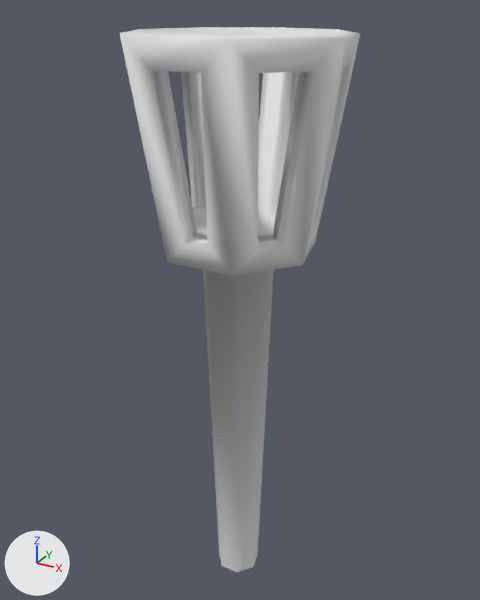
The FBX model Assets/Prefabs/Models/torch.fbx: old version first, new version second.
One viewpoint serves both versions: a camera (50 mm lens) standing at (0.434, -0.783, 0.877) and looking at (-0.011, 0.027, 0.472). Lighting does not change. The marker at lower left points along +X, +Y and +Z. Where no turn or scale is listed for an object, it has been applied to the vertices.
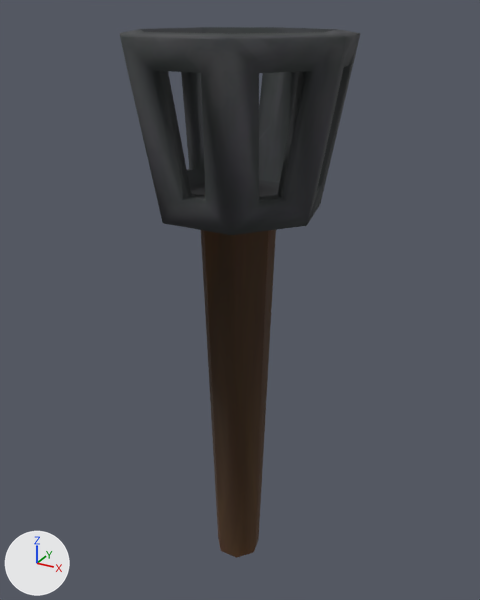
The newer file is also rescaled (x0.966), turned or shifted as a whole; pictures and numbers use the older file's frame.

What changed in the scene script:
```text
Add img_tex_torch_png:
    img_tex_torch_png = load_image('Tex_Torch.png', 'Blendfiles/Textures/Tex_Torch.png', 2048, 2048, 'sRGB')
Add mat_torch:
    mat_torch = principled_material('Torch')
    mat_torch.texture = img_tex_torch_png  # with its transparency
    mat_torch.roughness = 1.0
Change me_cylinder_002:
    used by ob_cylinder; location = (0.0, 0.0, 0.0)
    remove me_cylinder_002.from_pydata(...)  # 98 vertices, 106 faces; spans x -0.156..0.156, y -0.145..0.16, z -0.01..0.852
    add me_cylinder_002.from_pydata(...)  # 98 vertices, 106 faces; spans x -0.156..0.156, y -0.145..0.16, z 0.025..0.852
    me_cylinder_002 part 1: 56 of 98 vertices moved; they spanned x -0.111..0.111, y -0.108..0.114, z -0.01..0.607 and now span x -0.115..0.115, y -0.112..0.118, z 0.025..0.662; mean shift (0.0, 0.0, 0.053); largest move (0.031, 0.105, 0.603) -> (0.032, 0.108, 0.659)
    me_cylinder_002 part 2: texture (UV) coordinates of 106 of 106 faces, centred in x -0.138..0.138, y -0.142..0.13, z 0.279..0.85, changed; they spanned u 0.0..1.0, v 0.03..1.0 and now span u 0.02..0.98, v 0.02..0.97
    add me_cylinder_002.materials.append(mat_torch)  # picture img_tex_torch_png
```

Where the change shows, as pixel boxes [x1, y1, x2, y2] in the pictures (480 x 600 px; the box of a moved part takes in the faces that stretch with it):
'Cylinder', recoloured, reshaped, surface changed
    before: [120, 27, 360, 572]
    after: [120, 27, 360, 558]
part 1 of me_cylinder_002, moved or reshaped
    before: [120, 28, 360, 572]
    after: [120, 28, 360, 558]
part 2 of me_cylinder_002, surface changed (white to black)
    both: [120, 27, 360, 73]
